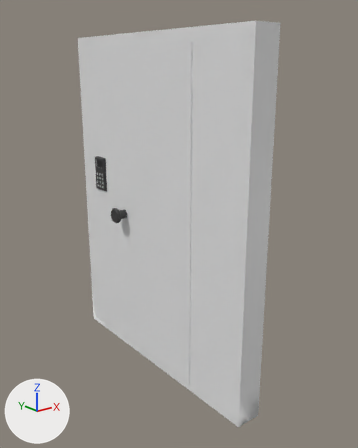
Before and after pictures for a commit that changed the FBX model Assets/_mainAssets/Content/Models/_category/Models2/old entrance/Model/old entrance.fbx.
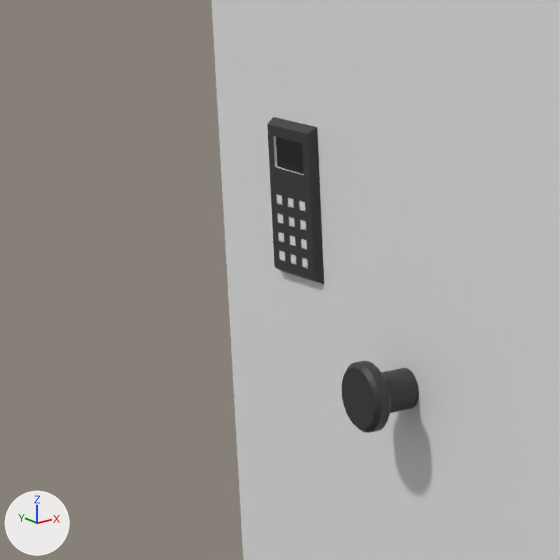
Each version appears first whole from a camera (50 mm lens) standing at (-7.74, 22.15, 2.32) and looking at (-5.84, 24.52, 1.37), and next in a close-up on the part from 11% to 44% of the width and 29% to 56% of the height. The axes (+X, +Y, +Z) are drawn at lower left. The lights are the same throughout.

Objects in the first close-up: ' door', 'wall'.
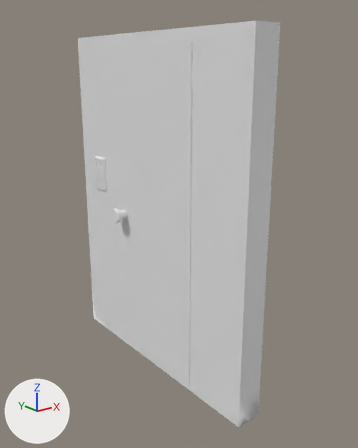
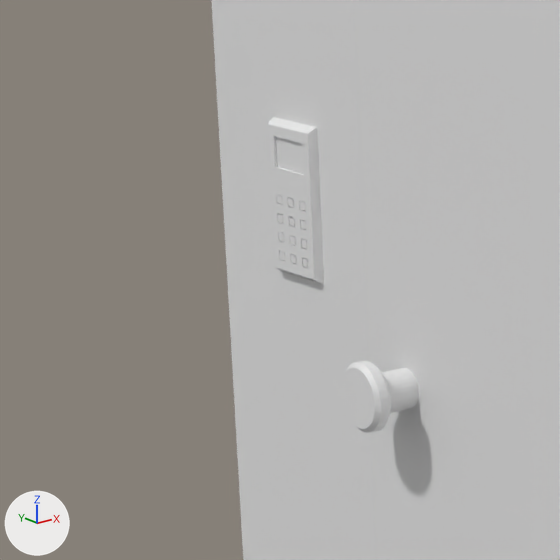
The newer file is also turned or shifted as a whole; pictures and numbers use the older file's frame.

Where the change shows, as pixel boxes (x1, y1, x2, y2) in the close-ups (560 x 560 px):
part 1 of me_plane_028, recoloured (black to white): (342, 361, 419, 433) in both
part 2 of me_plane_026, recoloured (black to white): (267, 117, 324, 284) in both
part 3 of me_plane_026, recoloured (black to white): (276, 137, 304, 174) in both

The change in detail:
me_plane_026 has 733 vertices, 733 faces and spans x -6.0..-5.82, y 23.79..25.47, z 0.34..2.52.
me_plane_026 is used by ob_wall; location (0.0, 0.0, 0.0).
me_plane_026 no longer uses material mat_material_009 (white #e7e7e7).
me_plane_026 part 2: all 105 faces that had it switch from mat_material_010 (black #343434) to no material.
me_plane_026 part 3: all 5 faces that had it switch from mat_material_011 (black #000000) to no material.
me_plane_028 has 385 vertices, 366 faces and spans x -6.08..-5.96, y 24.23..25.04, z 0.39..2.45.
me_plane_028 is used by ob_door; location (0.0, 0.0, 0.0).
me_plane_028 no longer uses material mat_material_009 (white #e7e7e7).
me_plane_028 part 1: all 256 faces that had it switch from mat_material_010 (black #343434) to no material.
